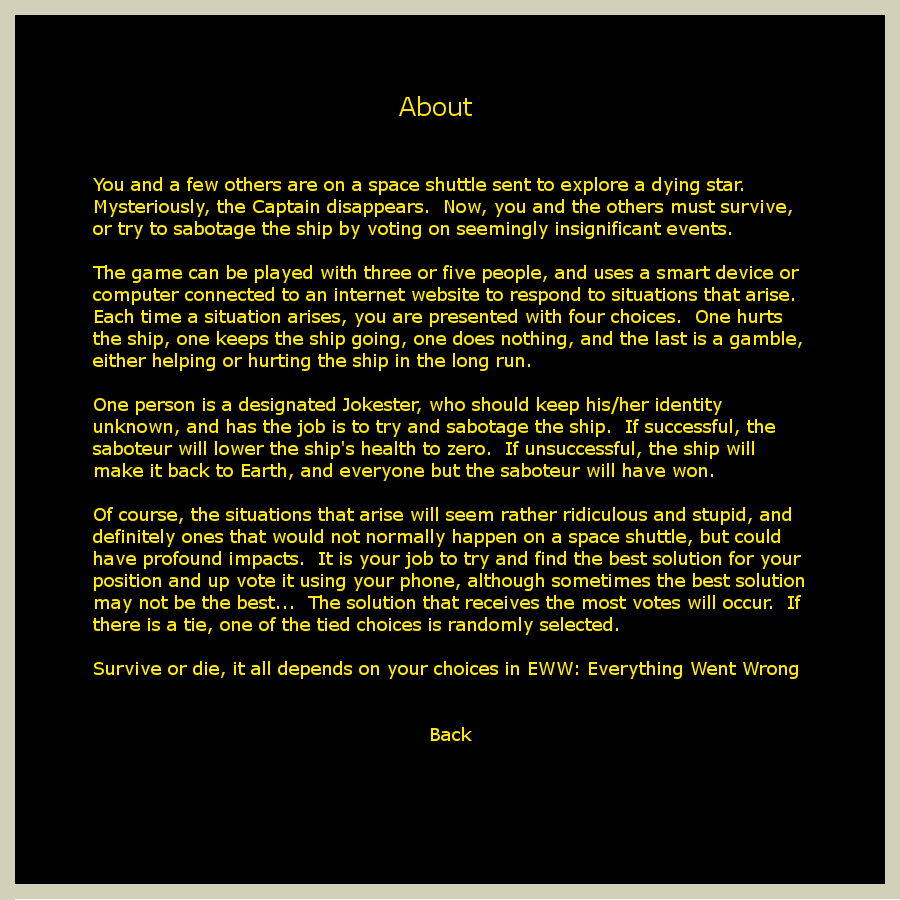
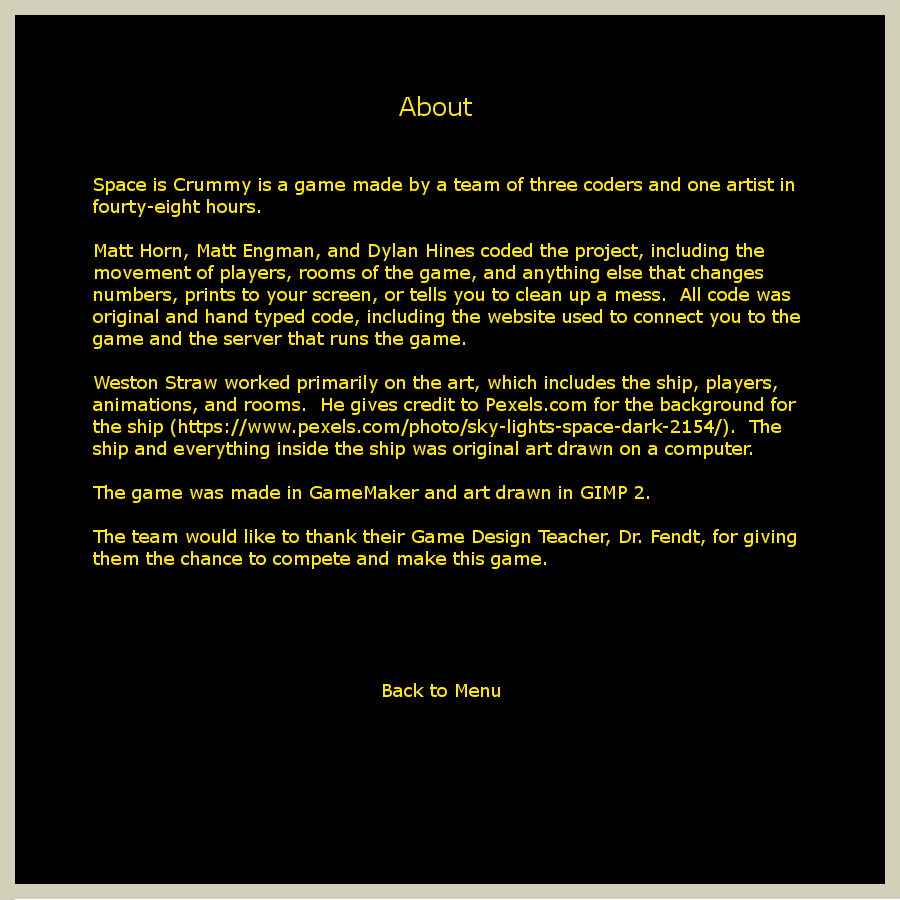
Comparing the layer stacks of the two 900x900 images. Changes:
renamed "You and a few others are on a ..." to "Space is Crummy is a game made...", painted on it over [93, 177, 804, 741]
